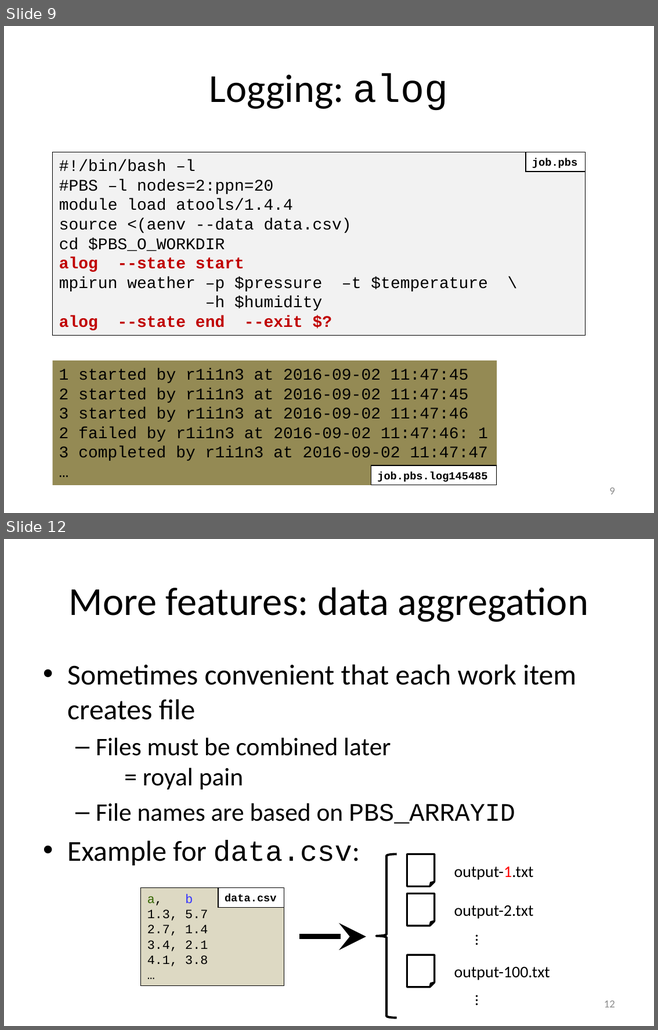
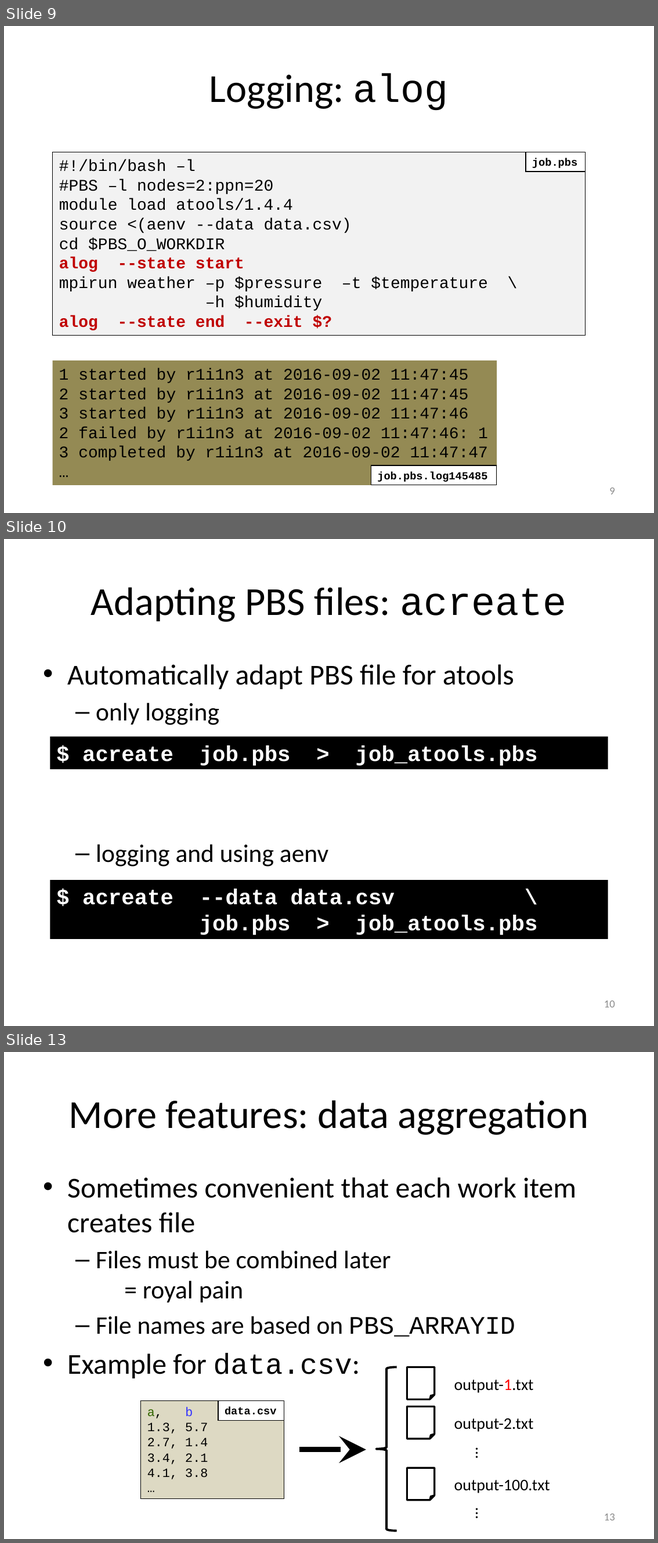
Before and after one commit to gjbex/atools, a slide deck: atools.pptx. Shown one above the other, each under a label of ours: slides 9 and 12 before the commit, slides 9, 10 and 13 after it; the slides between them are not shown. The pictures are 658x1030 and 658x1543 pixels, drawn with LibreOffice and Linux fonts; fonts in the diff are those of the drawing. Boxes give left, top, right and bottom in pixels: in the first picture for what was removed or moved away, otherwise in the second. Text is boxed around its words. In the diff, an @@ line names an element or a change of style, - is before the commit and + after.

Commit message:
Add acreate slide

```diff
--- a/atools.pptx
+++ b/atools.pptx
@@ slide 10 added at [4,539,654,1026], background #FFFFFF @@
@@ title added at [91,587,566,622], 44 pt, text #000000 @@
+Adapting PBS files: acreate
@@ text added at [67,664,514,867], 32 pt, text #000000 @@
+• Automatically adapt PBS file for atools
+  – only logging
+  – logging and using aenv
@@ rectangle added at [50,736,607,769], fill #000000, 24 pt, text #FFFFFF, bold @@
+$ acreate job.pbs > job_atools.pbs
@@ rectangle added at [50,880,607,939], fill #000000, 24 pt, text #FFFFFF, bold @@
+$ acreate --data data.csv \
+job.pbs > job_atools.pbs
@@ page number added at [604,1001,615,1008], 12 pt, text #8C8C8C @@
+10
@@ what was slide 12 is now slide 13 @@
@@ page number at [604,1514,615,1521]: text changed @@
-12
+13
```
Also in this commit, not shown: 6 slides changed.
